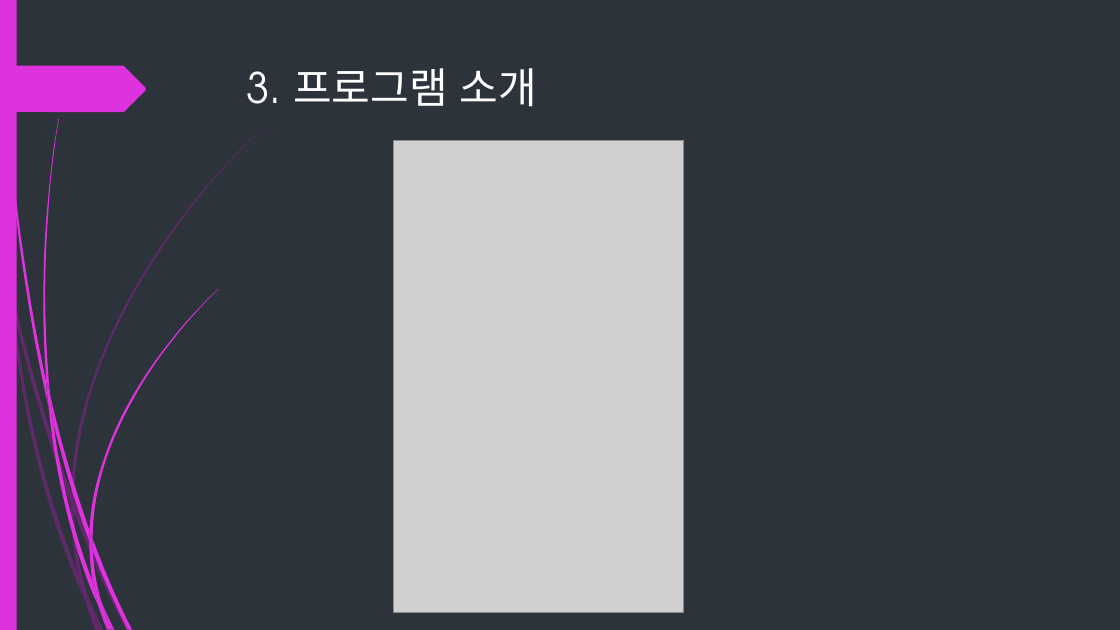
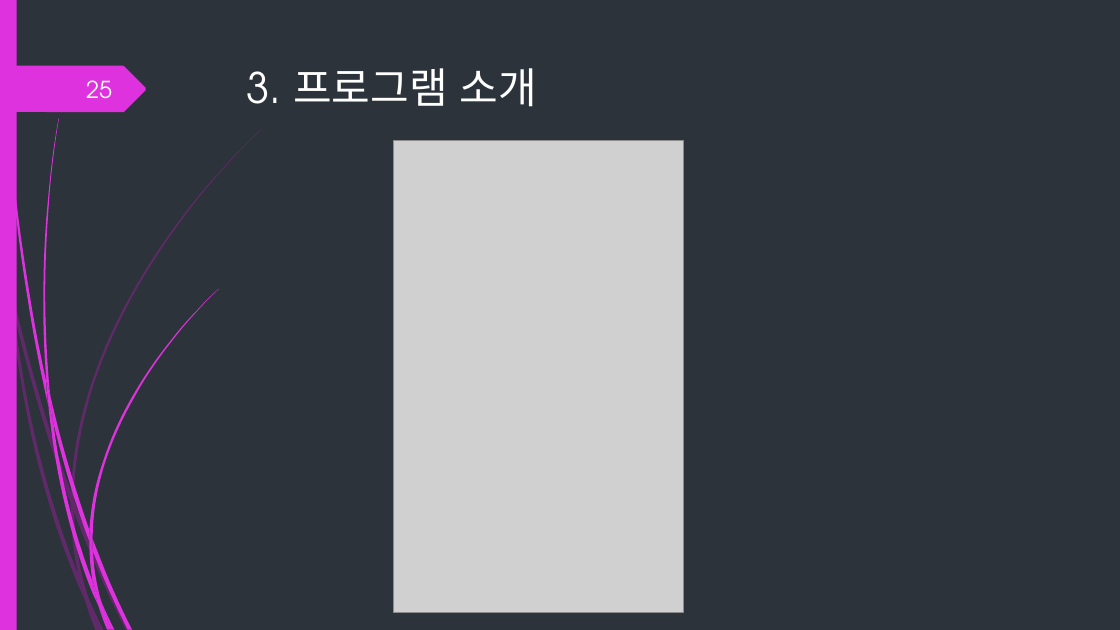
Before and after one commit to DodamKing/JavaCourse, a slide deck: slide 25 of ppt/Swing Project.pptx. Drawn at 1120x630 pixels with LibreOffice and Linux fonts; fonts in the diff are those of the drawing; grey boxes stand for pictures. Boxes give left, top, right and bottom in pixels: in the first picture for what was removed or moved away, otherwise in the second. Text is boxed around its words. In the diff, an @@ line names an element or a change of style, - is before the commit and + after.

Commit message:
Oct05

```diff
--- a/ppt/Swing Project.pptx
+++ b/ppt/Swing Project.pptx
@@ page number added at (86,80,112,99), 20 pt, text #FEFFFF @@
+25
```
Also in this commit, not shown: 30 other slides changed.
